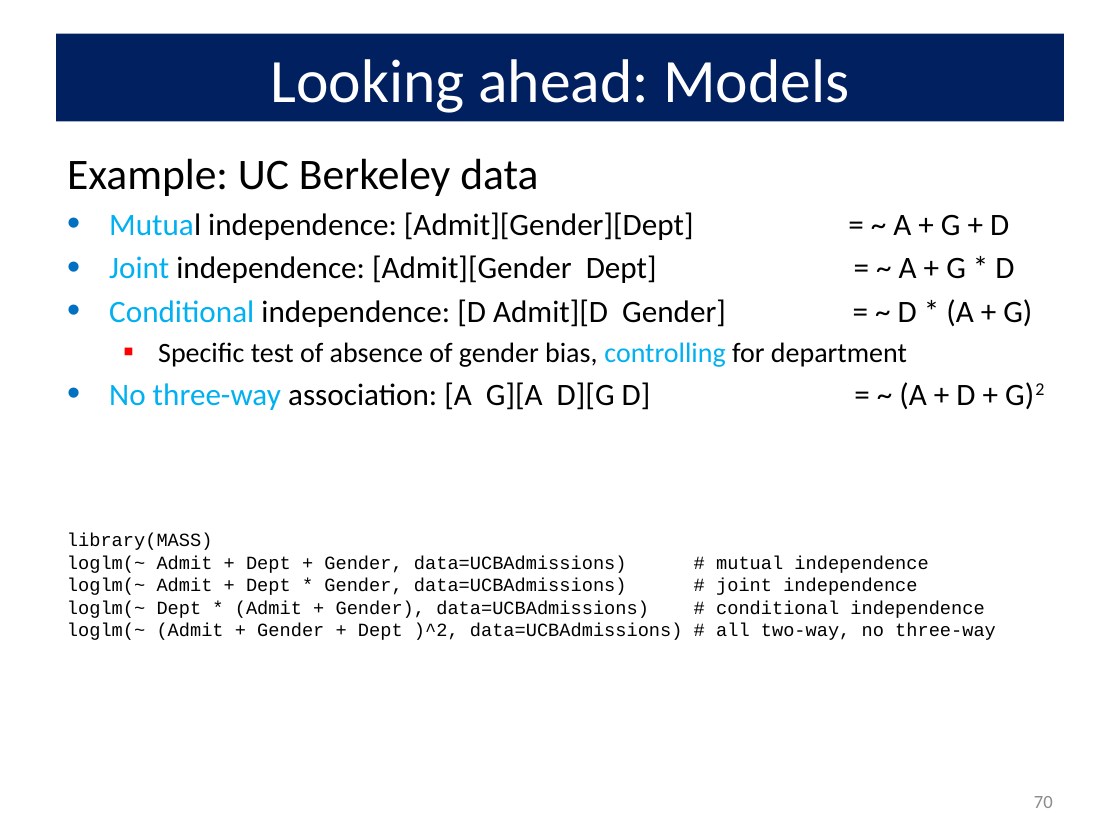
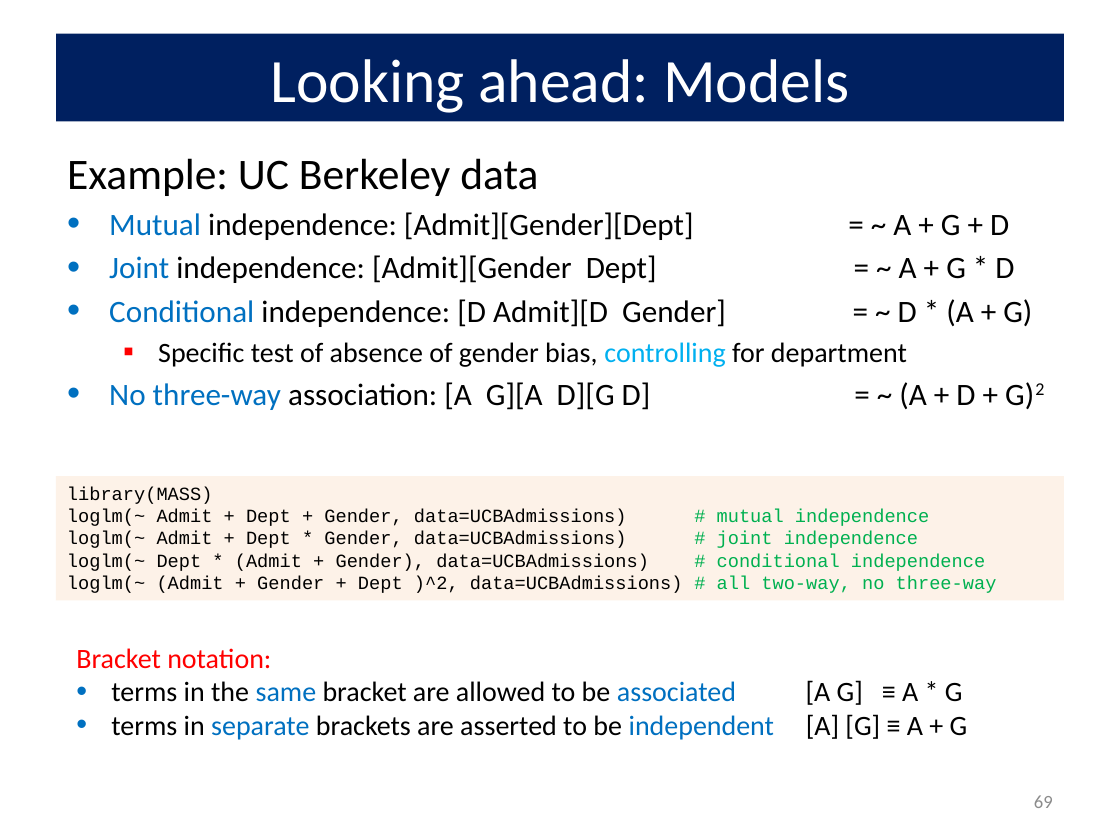
Before and after one commit to friendly/psy6136, a slide deck: slide 69 of docs/lectures/03-Twoway1.pptx (slide 70 before the commit). Drawn at 1120x840 pixels with LibreOffice and Linux fonts; fonts in the diff are those of the drawing. Boxes give left, top, right and bottom in pixels: in the first picture for what was removed or moved away, otherwise in the second. Text is boxed around its words. In the diff, an @@ line names an element or a change of style, - is before the commit and + after.

```diff
--- a/docs/lectures/03-Twoway1.pptx
+++ b/docs/lectures/03-Twoway1.pptx
@@ text at bbox=[109, 212, 1044, 410]: text colour #00B0F0 to #0070C0 in "Mutual", "Joint", "Conditional", "No three-way"; text colour #000000 to #0070C0 in "Mutual" @@
@@ rectangle "library(MASS)": place and size @@
-rectangle "library(MASS)" at bbox=[67, 533, 996, 640]
+rectangle "library(MASS)" at bbox=[56, 476, 1064, 600]
@@ rectangle "library(MASS)" at bbox=[56, 476, 1064, 600]: fill none to #FDEADA at 60% opacity @@
@@ text in rectangle at bbox=[67, 509, 997, 593]: text colour #000000 to #00B050 in "# mutual independence", "# joint independence", "# conditional independence", "# all two-way, no three-way" @@
@@ text added at bbox=[76, 648, 963, 740], 18 pt, text #000000 @@
+Bracket notation:
+• terms in the same bracket are allowed to be associated [A G] ≡ A * G
+• terms in separate brackets are asserted to be independent [A] [G] ≡ A + G
@@ page number at bbox=[1034, 795, 1053, 808]: text changed @@
-70
+69
```
Also in this commit, not shown: 7 other slides changed, 1 slide removed, 15 other files.
